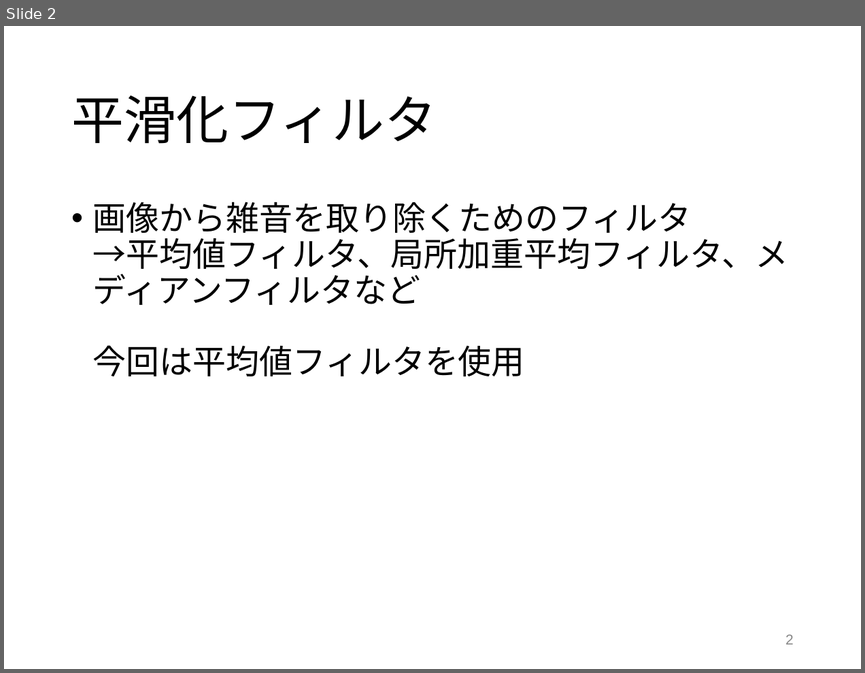
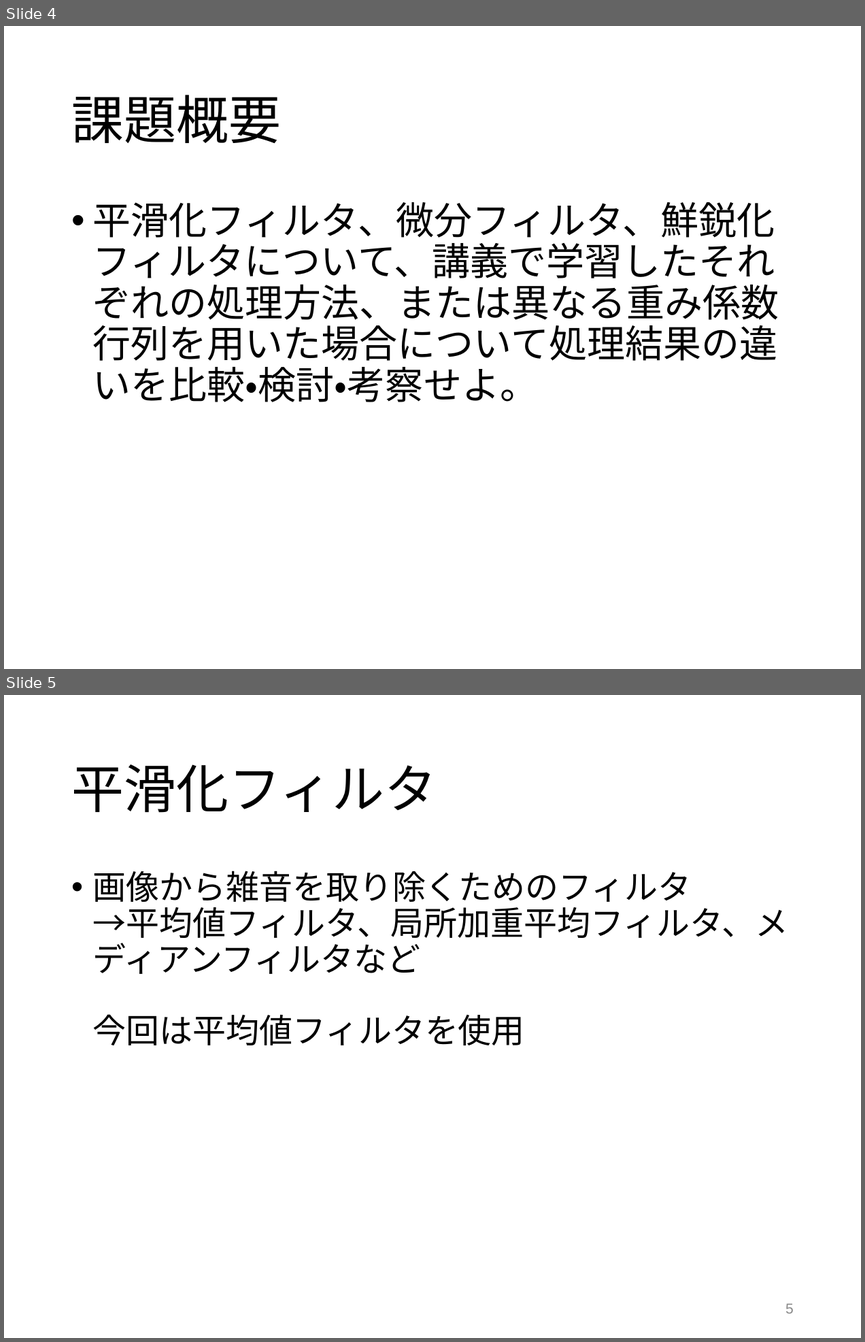
Before and after one commit to tamu0106/IN4_exp, a slide deck: exp_c/slide/exp_C.pptx. Shown one above the other, each under a label of ours: slide 2 before the commit, slides 4 and 5 after it. The pictures are 865x673 and 865x1342 pixels, drawn with LibreOffice and Linux fonts; fonts in the diff are those of the drawing. Boxes give left, top, right and bottom in pixels: in the first picture for what was removed or moved away, otherwise in the second. Text is boxed around its words. In the diff, an @@ line names an element or a change of style, - is before the commit and + after.

```diff
--- a/exp_c/slide/exp_C.pptx
+++ b/exp_c/slide/exp_C.pptx
@@ slide 4 added at (4,26,861,669), background #FFFFFF @@
@@ title added at (71,95,281,144), 44 pt, text #000000 @@
+課題概要
@@ text added at (93,202,779,402), 32 pt, text #000000 @@
+• 平滑化フィルタ、微分フィルタ、鮮鋭化フィルタについて、講義で学習したそれぞれの処理方法、または異なる重み係数行列を用いた場合について処理結果の違いを比較・検討・考察せよ。
@@ what was slide 2 is now slide 5 @@
@@ page number at (785,1303,793,1313): text changed @@
-2
+5
```
Also in this commit, not shown: 2 slides changed, 5 other slides added.
